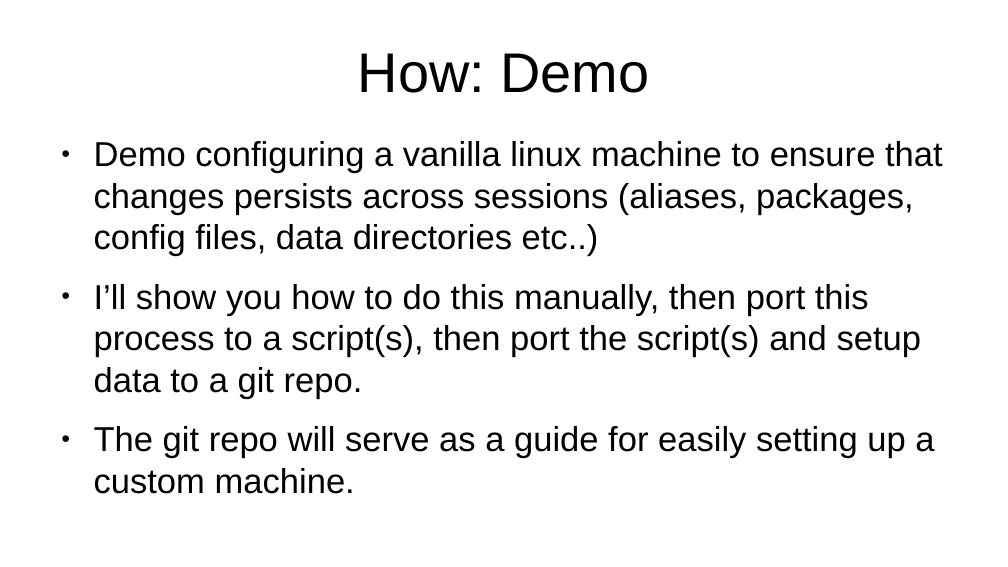
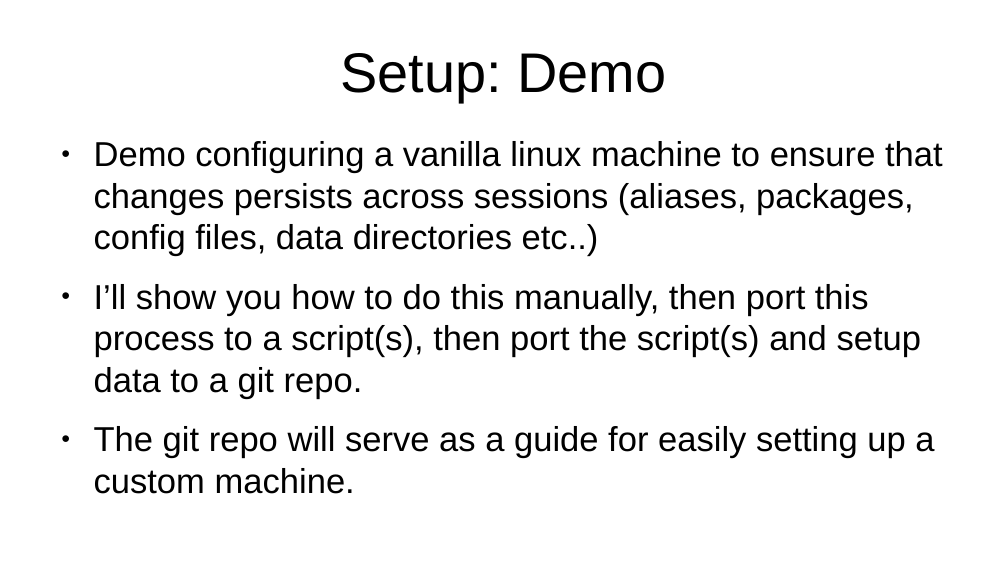
Before and after one commit to kperkins411/PCSE_595, a slide deck: slide 23 of content/Setting_up_cloud_machine.odp (slide 16 before the commit). Drawn at 1008x567 pixels with LibreOffice and Linux fonts; fonts in the diff are those of the drawing. Boxes give left, top, right and bottom in pixels: in the first picture for what was removed or moved away, otherwise in the second. Text is boxed around its words. In the diff, an @@ line names an element or a change of style, - is before the commit and + after.

```diff
--- a/content/Setting_up_cloud_machine.odp
+++ b/content/Setting_up_cloud_machine.odp
@@ title at [341,53,667,102]: text changed @@
-How: Demo
+Setup: Demo
```
Also in this commit, not shown: 3 other slides changed, 7 slides added, 2 other files.
